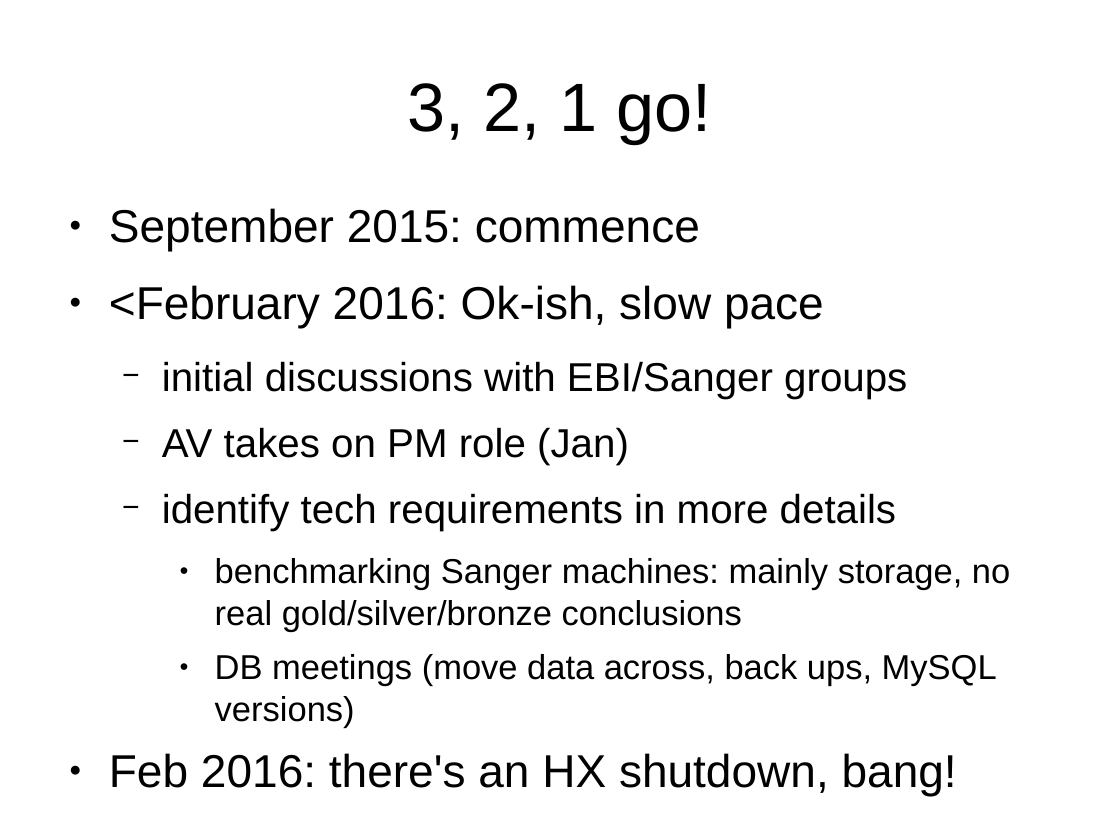
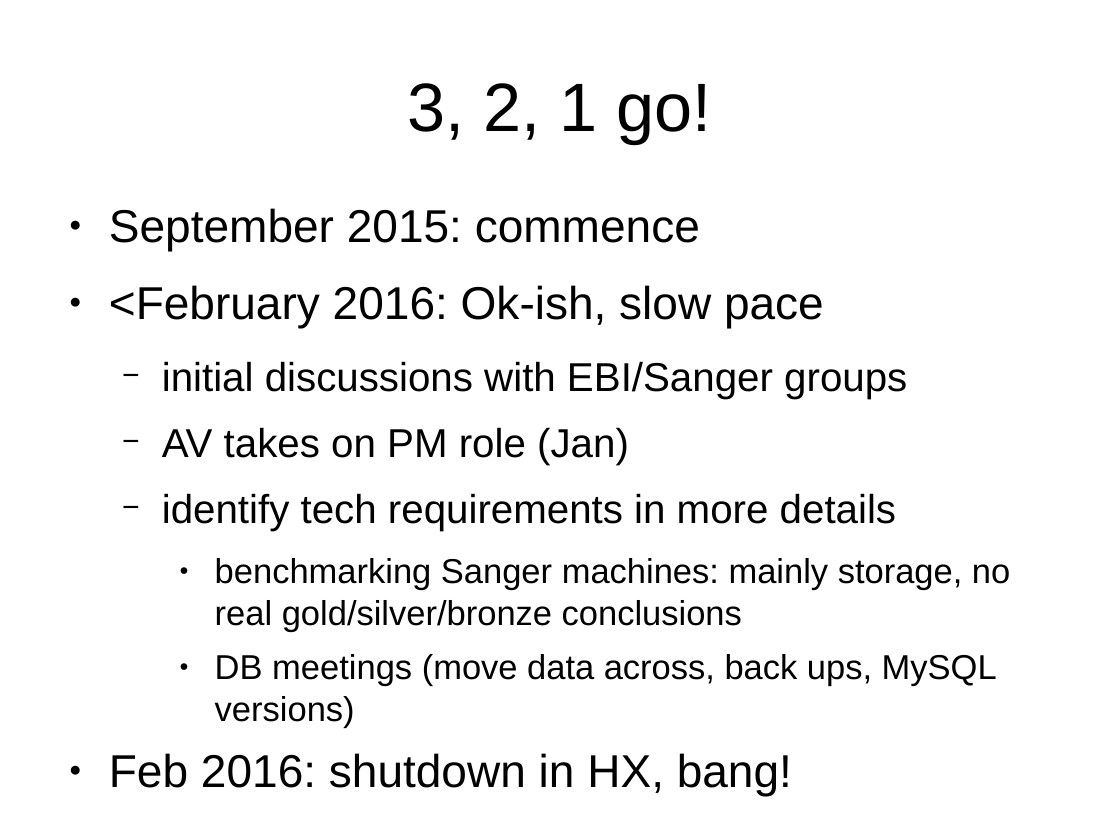
Before and after one commit to avullo/ensembl-migration-pm, a slide deck: slide 6 of data-review-10-16/talk.odp. Drawn at 1120x840 pixels with LibreOffice and Linux fonts; fonts in the diff are those of the drawing; background and template pictures are left out. Boxes give left, top, right and bottom in pixels: in the first picture for what was removed or moved away, otherwise in the second. Text is boxed around its words. In the diff, an @@ line names an element or a change of style, - is before the commit and + after.

Commit message:
Updates about shutdown.

```diff
--- a/data-review-10-16/talk.odp
+++ b/data-review-10-16/talk.odp
@@ text at [109,753,792,796]: text changed @@
-● Feb 2016: there's an HX shutdown, bang!
+● Feb 2016: shutdown in HX, bang!
```
Also in this commit, not shown: 2 other slides changed, 1 slide added.
